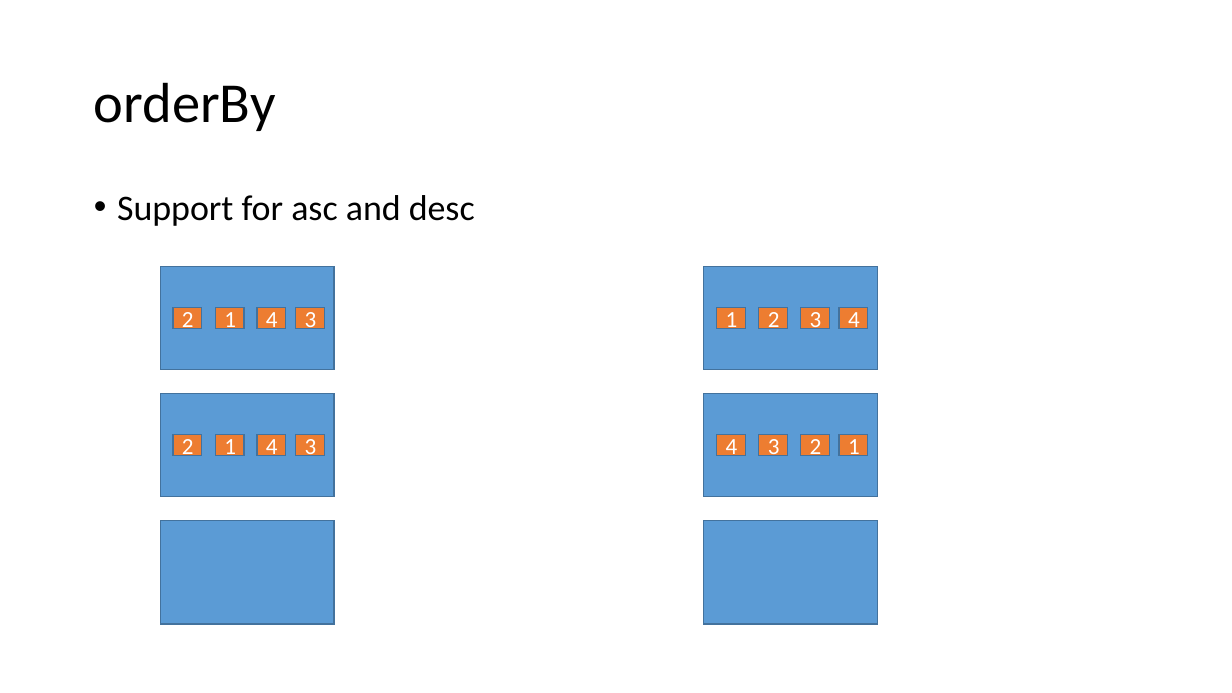
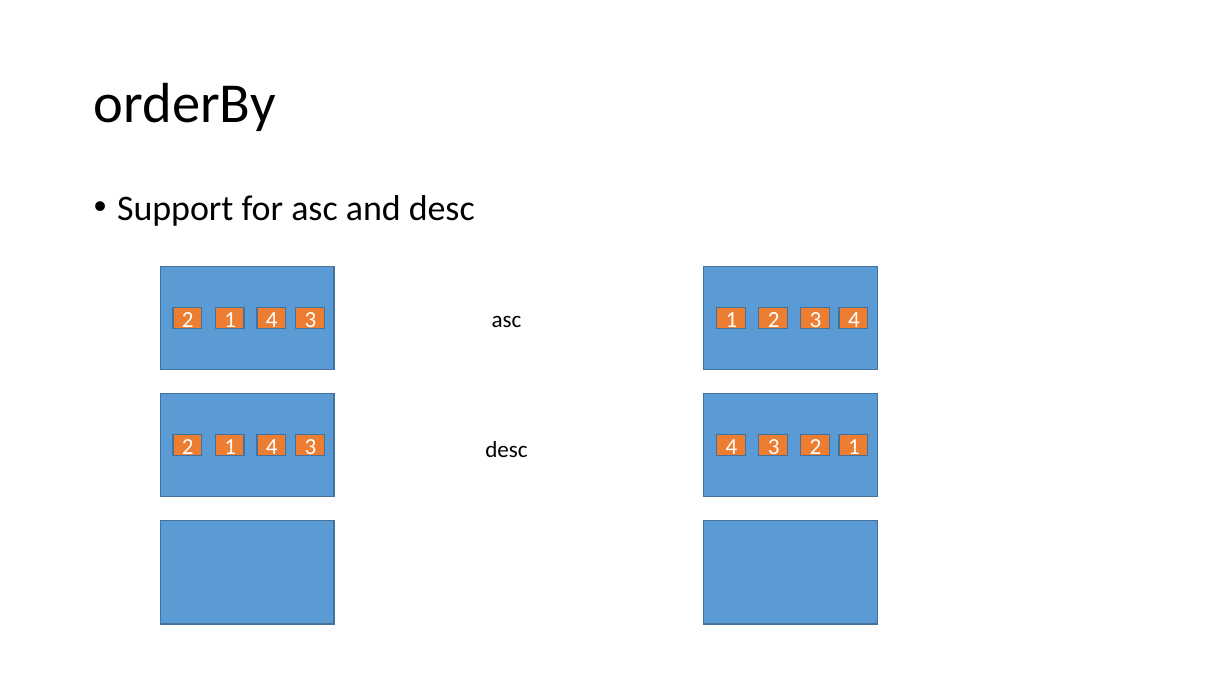
Before and after one commit to morotsman/lecture_functional_programming, a slide deck: slide 8 of lodash/List.pptx (slide 7 before the commit). Drawn at 1232x693 pixels with LibreOffice and Linux fonts; fonts in the diff are those of the drawing. Boxes give left, top, right and bottom in pixels: in the first picture for what was removed or moved away, otherwise in the second. Text is boxed around its words. In the diff, an @@ line names an element or a change of style, - is before the commit and + after.

```diff
--- a/lodash/List.pptx
+++ b/lodash/List.pptx
@@ text added at bbox=[492, 315, 522, 327], 18 pt, text #000000 @@
+asc
@@ text added at bbox=[485, 441, 527, 457], 18 pt, text #000000 @@
+desc
```
Also in this commit, not shown: 1 other slide changed, 3 slides added, 1 other file.
